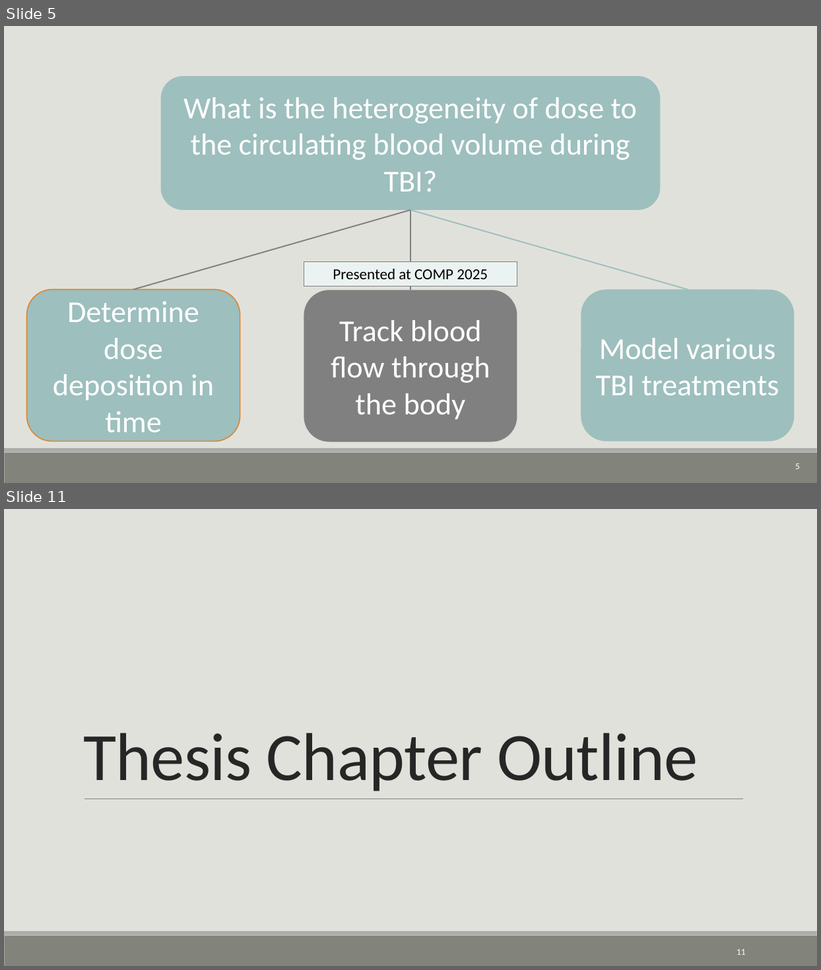
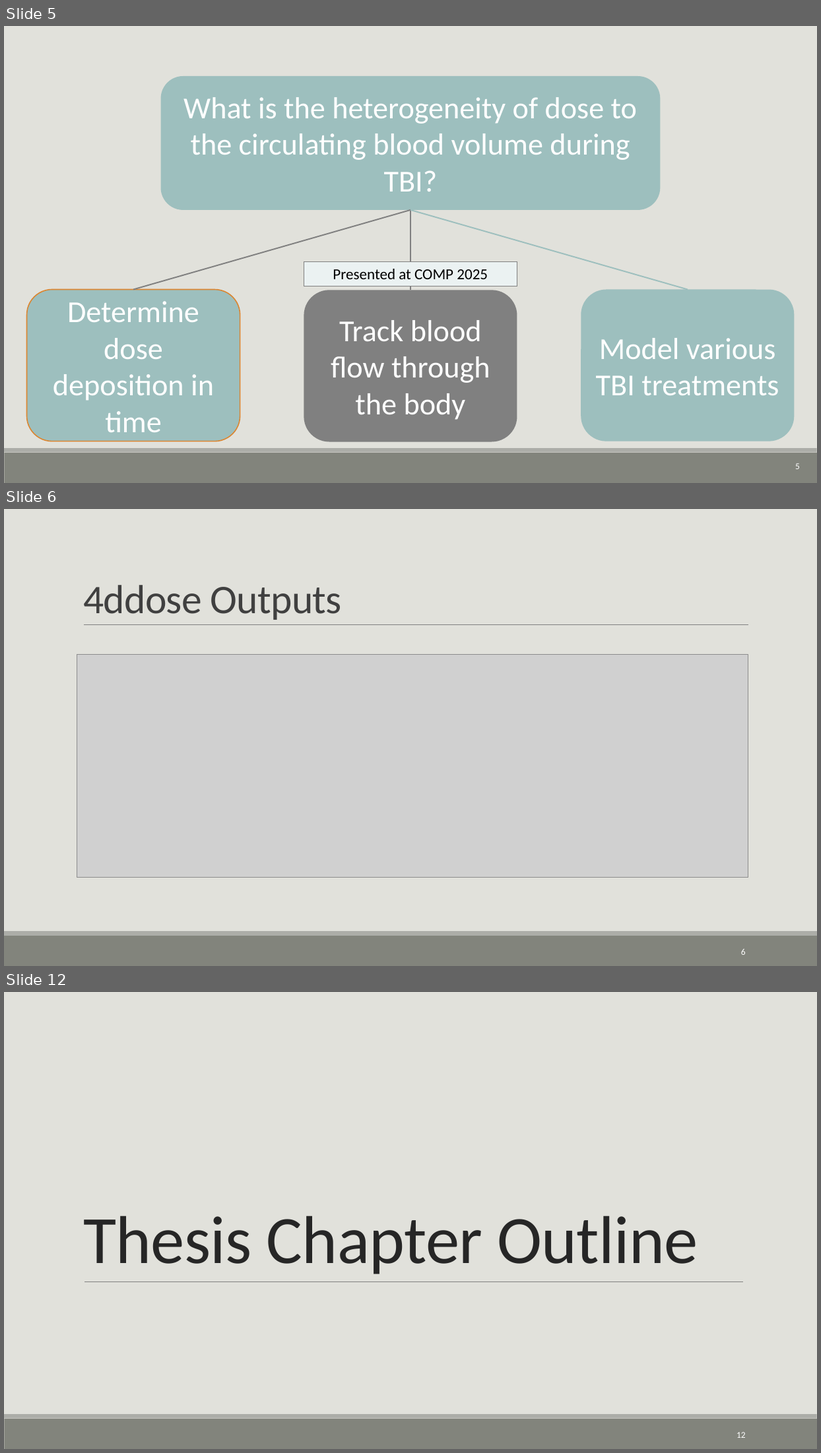
Before and after one commit to CNorthwayMedPhys/Full-Body-Flow-Model-Project, a slide deck: Working Documents/03.26_Committee Meeting.pptx. Shown one above the other, each under a label of ours: slides 5 and 11 before the commit, slides 5, 6 and 12 after it; the slides between them are not shown. The pictures are 821x970 and 821x1453 pixels, drawn with LibreOffice and Linux fonts; fonts in the diff are those of the drawing; grey boxes stand for pictures. Boxes give left, top, right and bottom in pixels: in the first picture for what was removed or moved away, otherwise in the second. Text is boxed around its words. In the diff, an @@ line names an element or a change of style, - is before the commit and + after.

```diff
--- a/Working Documents/03.26_Committee Meeting.pptx
+++ b/Working Documents/03.26_Committee Meeting.pptx
@@ slide 6 added at (x1=4, y1=509, x2=817, y2=966), background #E1E1DB; not listed: 2 template elements that a slide beside it also shows @@
@@ title added at (x1=83, y1=585, x2=342, y2=620), 48 pt, text #404040 @@
+4ddose Outputs
@@ line added from (84, 625) to (748, 625), #808080 0.5 pt @@
@@ picture added at (x1=77, y1=655, x2=748, y2=878) @@
@@ page number added at (x1=741, y1=949, x2=746, y2=955), 10.5 pt, text #FFFFFF @@
+6
@@ what was slide 11 is now slide 12 @@
@@ page number at (x1=737, y1=1432, x2=746, y2=1438): text changed @@
-11
+12
```
Also in this commit, not shown: 6 slides changed, 8 other slides added, 1 other file.
